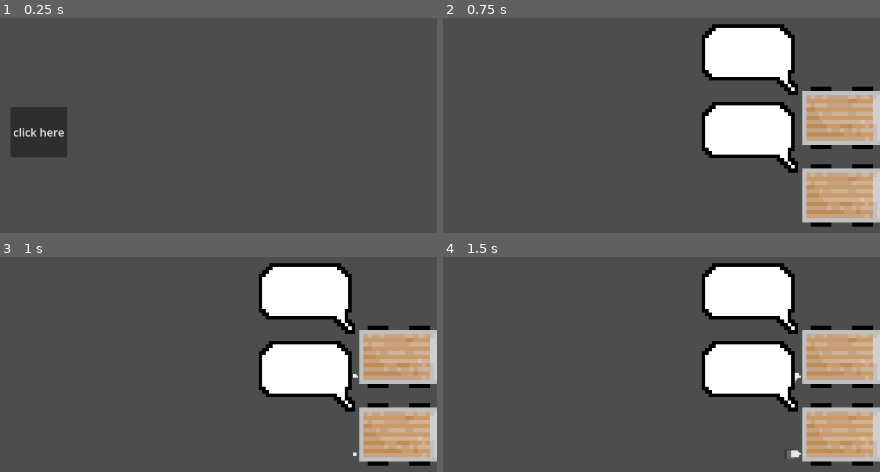
Above: before the commit, frames 1-4 (two rows, left to right).
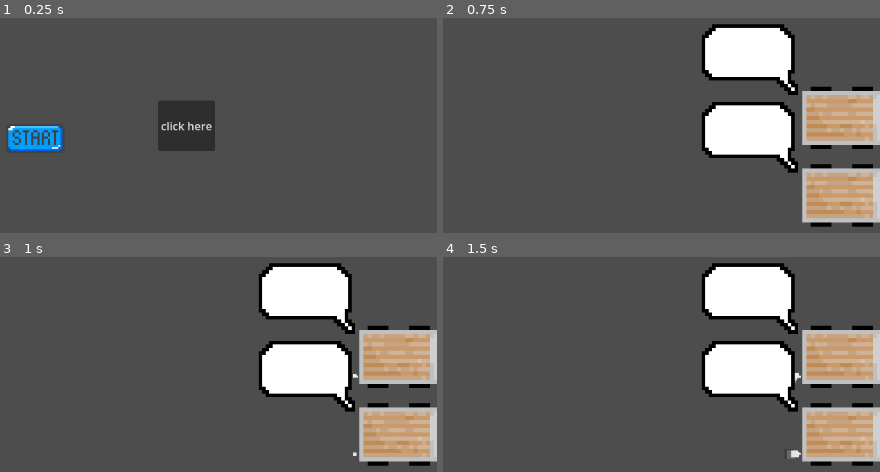
Above: after the commit, the same moments.

Repository: Bratah123/NewYearNewSkillsJam
Game: Godot game, scene res://game/main_menu.tscn
The game is run twice, just before and just after one commit, with the same random seed, the same clock (stepped at 60 frames per second) and the same inputs.
Inputs (mouse positions are in pixels of both pictures, inside the frame that each line leads up to):
- Up to frame 1 (0.25 s): no input
- Up to frame 2 (0.75 s): click (477, 138) at 0.52 s
- Up to frame 3 (1 s): no input
- Up to frame 4 (1.5 s): tap Enter at 1.25 s

The runs differ from the first frame. In frame 1, 5.6% of the frame differs, in the area x 1-50%, y 38-65%; in frame 2, nothing differs; in frame 3, nothing differs; in frame 4, nothing differs.

Commit message:
FEAT: Add start button textured

Diff:
--- a/game/main_menu.gd
+++ b/game/main_menu.gd
@@ -12,3 +12,7 @@
 
 func _on_button_pressed():
 	get_tree().change_scene_to_file("res://game/game.tscn")
+
+
+func _on_texture_button_pressed():
+	get_tree().change_scene_to_file("res://game/game.tscn")
--- a/game/main_menu.tscn
+++ b/game/main_menu.tscn
@@ -1,15 +1,26 @@
-[gd_scene load_steps=2 format=3 uid="uid://bi278ukanovvd"]
+[gd_scene load_steps=3 format=3 uid="uid://bi278ukanovvd"]
 
 [ext_resource type="Script" path="res://game/main_menu.gd" id="1_i05p4"]
+[ext_resource type="Texture2D" uid="uid://btv0nxyidofey" path="res://assets/start_button.png" id="2_c6ugy"]
 
 [node name="MainMenu" type="Node2D"]
 script = ExtResource("1_i05p4")
 
 [node name="Button" type="Button" parent="."]
-offset_left = 537.0
-offset_top = 271.0
-offset_right = 619.0
-offset_bottom = 344.0
+offset_left = 750.0
+offset_top = 262.0
+offset_right = 832.0
+offset_bottom = 335.0
 text = "click here"
 
+[node name="TextureButton" type="TextureButton" parent="."]
+texture_filter = 1
+offset_left = 525.0
+offset_top = 269.0
+offset_right = 557.0
+offset_bottom = 301.0
+scale = Vector2(3, 3)
+texture_normal = ExtResource("2_c6ugy")
+
 [connection signal="pressed" from="Button" to="." method="_on_button_pressed"]
+[connection signal="pressed" from="TextureButton" to="." method="_on_texture_button_pressed"]
Not shown, added: assets/temp_sprite.png.import
Not shown: 1 places in game/game.tscn that only renumber resources
Not shown: 1 places in game/help_menu.tscn that only renumber resources
